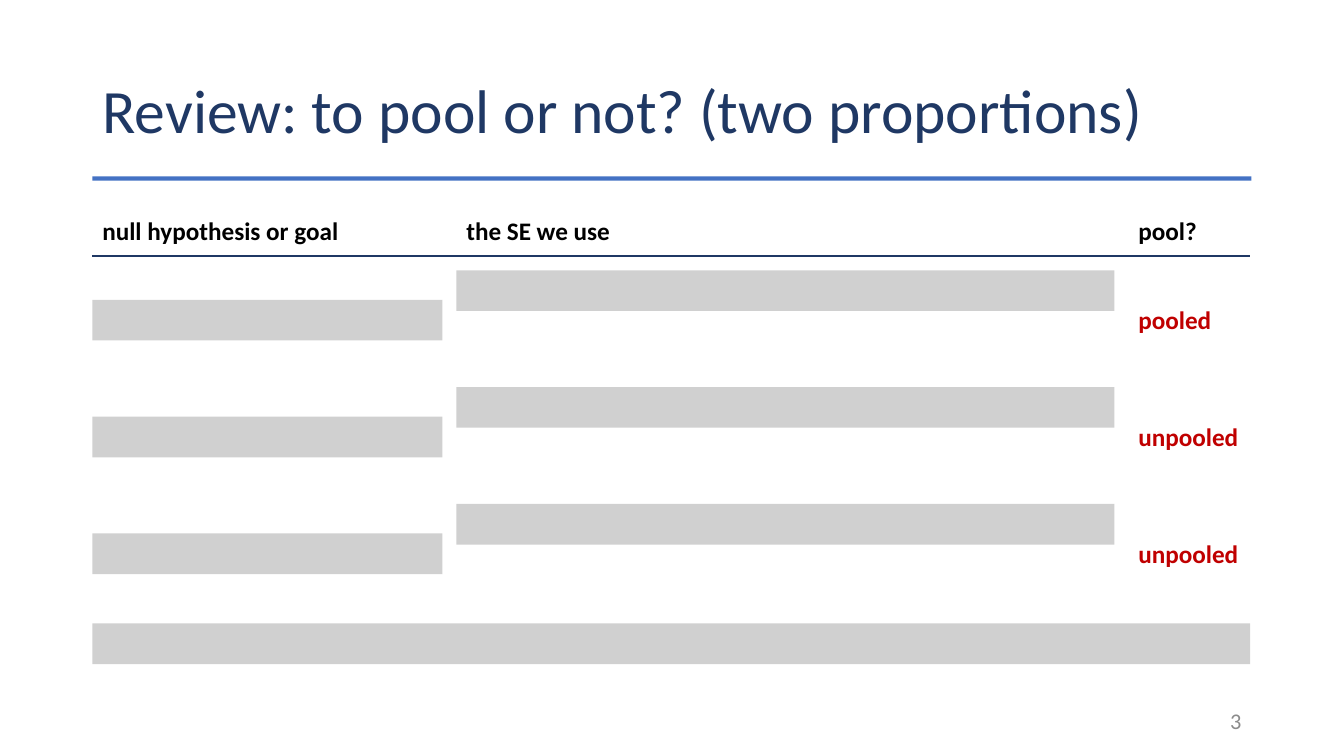
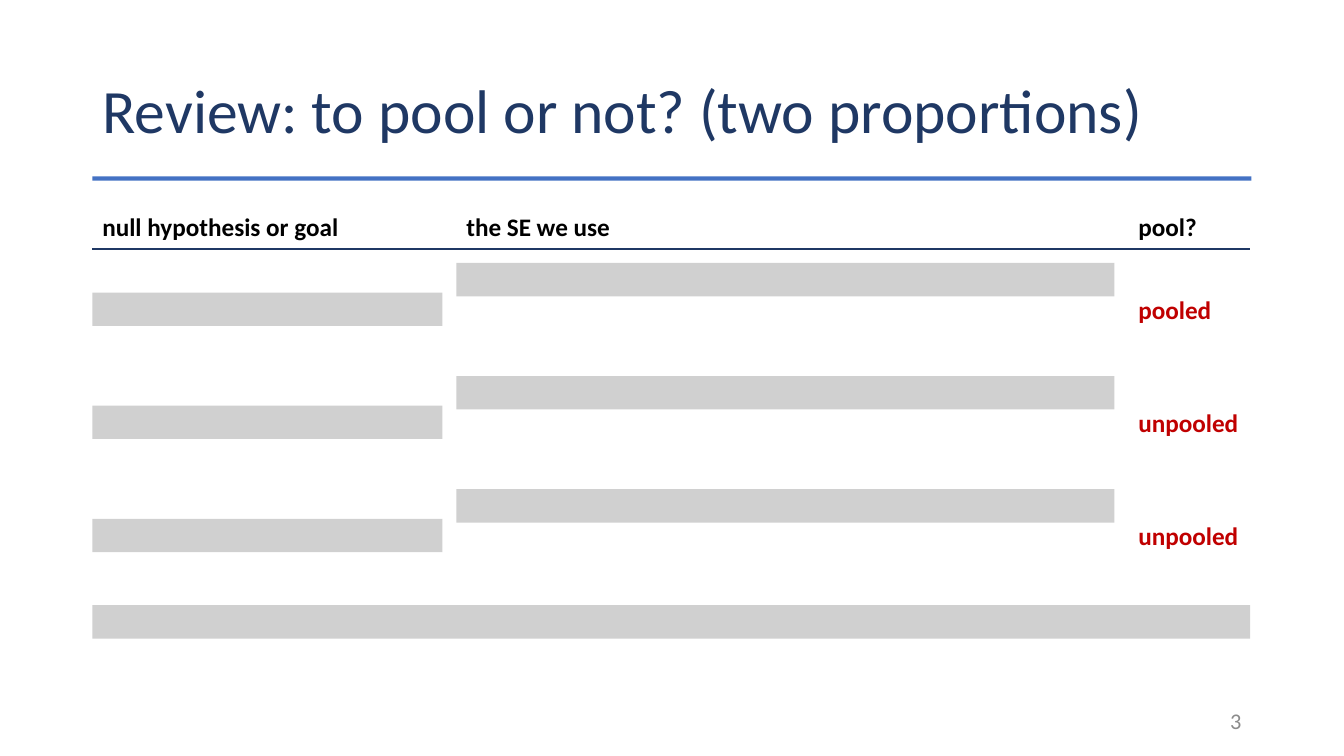
Before and after one commit to Jarred6068/Kvamme_UI_STAT251, a slide deck: slide 3 of docs/lecture_slides/Week 12/2026/Week12_Lecture28_Slides_11_09_2026.pptx. Drawn at 1344x756 pixels with LibreOffice and Linux fonts; fonts in the diff are those of the drawing; grey boxes stand for pictures. Boxes give left, top, right and bottom in pixels: in the first picture for what was removed or moved away, otherwise in the second. Text is boxed around its words. In the diff, an @@ line names an element or a change of style, - is before the commit and + after.

```diff
--- a/docs/lecture_slides/Week 12/2026/Week12_Lecture28_Slides_11_09_2026.pptx
+++ b/docs/lecture_slides/Week 12/2026/Week12_Lecture28_Slides_11_09_2026.pptx
@@ text "null hypothesis or goal": place and size @@
-text "null hypothesis or goal" at [102, 222, 338, 245]
+text "null hypothesis or goal" at [102, 218, 338, 241]
@@ text "the SE we use": place and size @@
-text "the SE we use" at [466, 222, 610, 241]
+text "the SE we use" at [466, 218, 610, 237]
@@ text "pool?": place and size @@
-text "pool?" at [1138, 222, 1196, 244]
+text "pool?" at [1138, 218, 1196, 240]
@@ line moved from (93, 256) - (1250, 256) to (93, 249) - (1250, 249) @@
@@ picture: place and size @@
-picture at [457, 270, 1115, 311]
+picture at [457, 263, 1115, 296]
@@ picture: place and size @@
-picture at [93, 299, 443, 340]
+picture at [93, 292, 443, 326]
@@ text "pooled": place and size @@
-text "pooled" at [1138, 311, 1211, 333]
+text "pooled" at [1138, 301, 1211, 323]
@@ picture: place and size @@
-picture at [457, 387, 1115, 427]
+picture at [457, 376, 1115, 409]
@@ picture: place and size @@
-picture at [93, 416, 443, 457]
+picture at [93, 405, 443, 439]
@@ text "unpooled": place and size @@
-text "unpooled" at [1138, 428, 1238, 450]
+text "unpooled" at [1138, 414, 1238, 436]
@@ picture: place and size @@
-picture at [457, 504, 1115, 544]
+picture at [457, 489, 1115, 522]
@@ picture: place and size @@
-picture at [93, 533, 443, 574]
+picture at [93, 519, 443, 553]
@@ text "unpooled": place and size @@
-text "unpooled" at [1138, 545, 1238, 567]
+text "unpooled" at [1138, 527, 1238, 549]
@@ picture: place and size @@
-picture at [93, 624, 1251, 664]
+picture at [93, 605, 1251, 638]
```
Also in this commit, not shown: 1 other slide changed, 3 other files.
